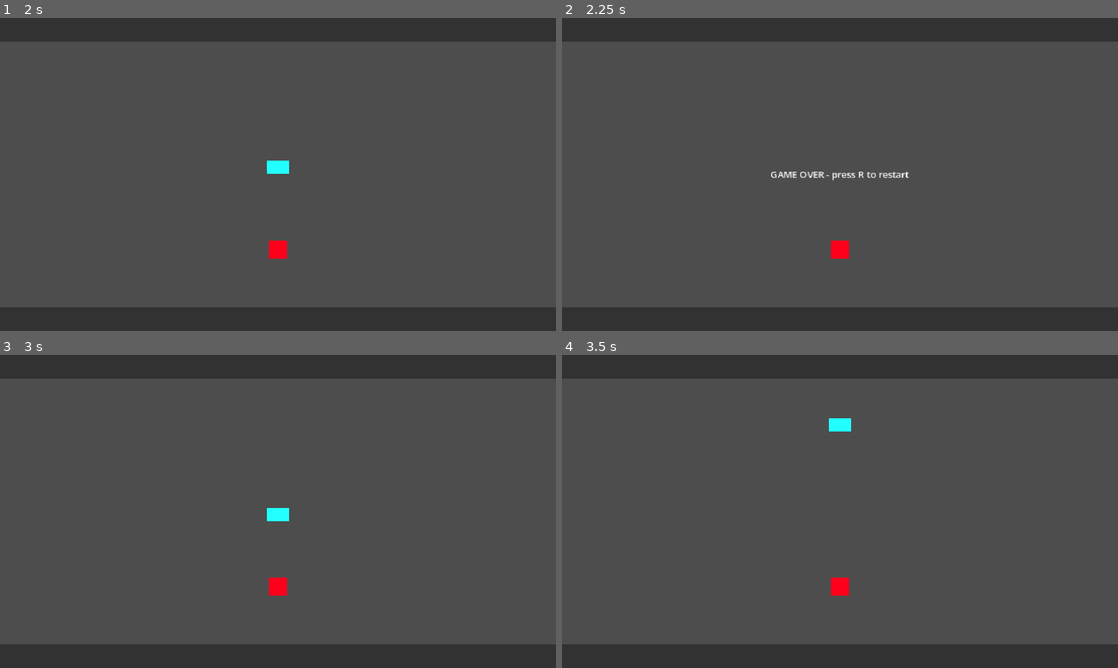
Above: before the commit, frames 1-4 (two rows, left to right).
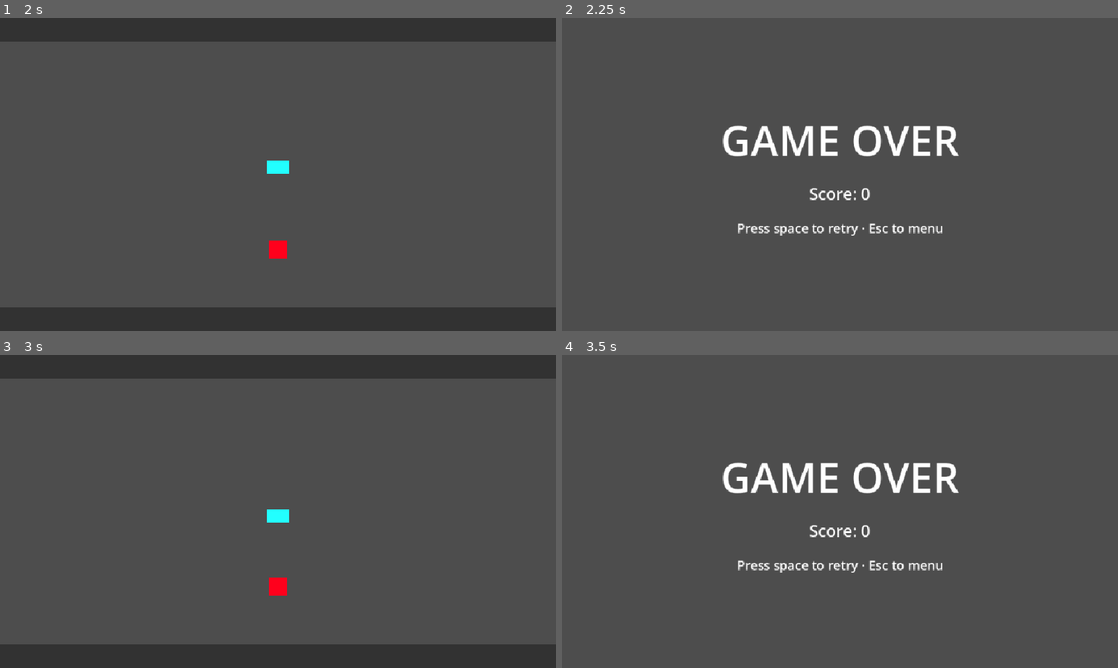
Above: after the commit, the same moments.

Repository: moocj1/flip-gravity
Game: Godot game, scene res://scenes/menu.tscn
Two runs of this game, one before a commit and one after it. Both use one fixed random seed, a clock stepped at 60 frames per second and the inputs below.
Inputs:
- Up to frame 1 (2 s): tap Space (flip) at 0.5, 0.6, 1.35 s
- Up to frame 2 (2.25 s): tap Space (flip) at 2.1 s
- Up to frame 3 (3 s): tap R (restart) at 2.75 s; tap Space (flip) at 2.85 s
- Up to frame 4 (3.5 s): no input

Frame 1 is identical in both runs. In frame 2, 18% of the frame differs, in the area x 0-100%, y 0-100%; in frame 3, less than 0.1%; in frame 4, 18%.

Commit message:
feat: add game over screen and update GAME_DESIGN.md

Diff:
--- /dev/null
+++ b/scenes/game_over.gd
@@ -0,0 +1,7 @@
+extends Control
+
+func _process(delta: float) -> void:
+	if Input.is_action_just_pressed("flip"):
+		get_tree().change_scene_to_file("res://scenes/main.tscn")
+	if Input.is_action_just_pressed("ui_cancel"):
+		get_tree().change_scene_to_file("res://scenes/menu.tscn")
--- /dev/null
+++ b/scenes/game_over.tscn
@@ -0,0 +1,42 @@
+[gd_scene format=3 uid="uid://4kvxasa415jf"]
+
+[ext_resource type="Script" uid="uid://ddl4ul8buxyh0" path="res://scenes/game_over.gd" id="1_xeevv"]
+
+[node name="GameOver" type="Control" unique_id=2007209185]
+layout_mode = 3
+anchors_preset = 15
+anchor_right = 1.0
+anchor_bottom = 1.0
+grow_horizontal = 2
+grow_vertical = 2
+script = ExtResource("1_xeevv")
+
+[node name="Center" type="CenterContainer" parent="." unique_id=1866479624]
+layout_mode = 1
+anchors_preset = 15
+anchor_right = 1.0
+anchor_bottom = 1.0
+grow_horizontal = 2
+grow_vertical = 2
+
+[node name="Stack" type="VBoxContainer" parent="Center" unique_id=1411360363]
+layout_mode = 2
+theme_override_constants/separation = 24
+
+[node name="Title" type="Label" parent="Center/Stack" unique_id=742612422]
+layout_mode = 2
+theme_override_font_sizes/font_size = 72
+text = "GAME OVER"
+horizontal_alignment = 1
+
+[node name="Score" type="Label" parent="Center/Stack" unique_id=167188187]
+layout_mode = 2
+theme_override_font_sizes/font_size = 28
+text = "Score: 0"
+horizontal_alignment = 1
+
+[node name="Prompt" type="Label" parent="Center/Stack" unique_id=1917747017]
+layout_mode = 2
+theme_override_font_sizes/font_size = 22
+text = "Press space to retry · Esc to menu"
+horizontal_alignment = 1
--- a/scenes/main.gd
+++ b/scenes/main.gd
@@ -1,18 +1,7 @@
 extends Node2D
 
-var game_over: bool = false
-
-# Called when the node enters the scene tree for the first time.
 func _ready() -> void:
 	$Spike.body_entered.connect(_on_spike_body_entered)
-	$UI/GameOverLabel.hide()
 
 func _on_spike_body_entered(_body: Node2D) -> void:
-	game_over = true
-	$Ship.queue_free()
-	$UI/GameOverLabel.show()
-
-# Called every frame. 'delta' is the elapsed time since the previous frame.
-func _physics_process(_delta: float) -> void:
-	if game_over and Input.is_action_just_pressed("restart"):
-		get_tree().reload_current_scene()
+	get_tree().change_scene_to_file("res://scenes/game_over.tscn")
--- a/scenes/main.tscn
+++ b/scenes/main.tscn
@@ -17,17 +17,5 @@
 [node name="WallBottom" parent="." unique_id=483406342 instance=ExtResource("2_0wfyh")]
 position = Vector2(480, 520)
 
-[node name="UI" type="CanvasLayer" parent="." unique_id=160188947]
-
-[node name="GameOverLabel" type="Label" parent="UI" unique_id=541549015]
-anchors_preset = 15
-anchor_right = 1.0
-anchor_bottom = 1.0
-grow_horizontal = 2
-grow_vertical = 2
-text = "GAME OVER - press R to restart"
-horizontal_alignment = 1
-vertical_alignment = 1
-
 [node name="Spike" parent="." unique_id=1296012456 instance=ExtResource("4_tbgi4")]
 position = Vector2(480, 400)
Not shown, added: scenes/game_over.gd.uid
Not shown, changed: docs/GAME_DESIGN.md
